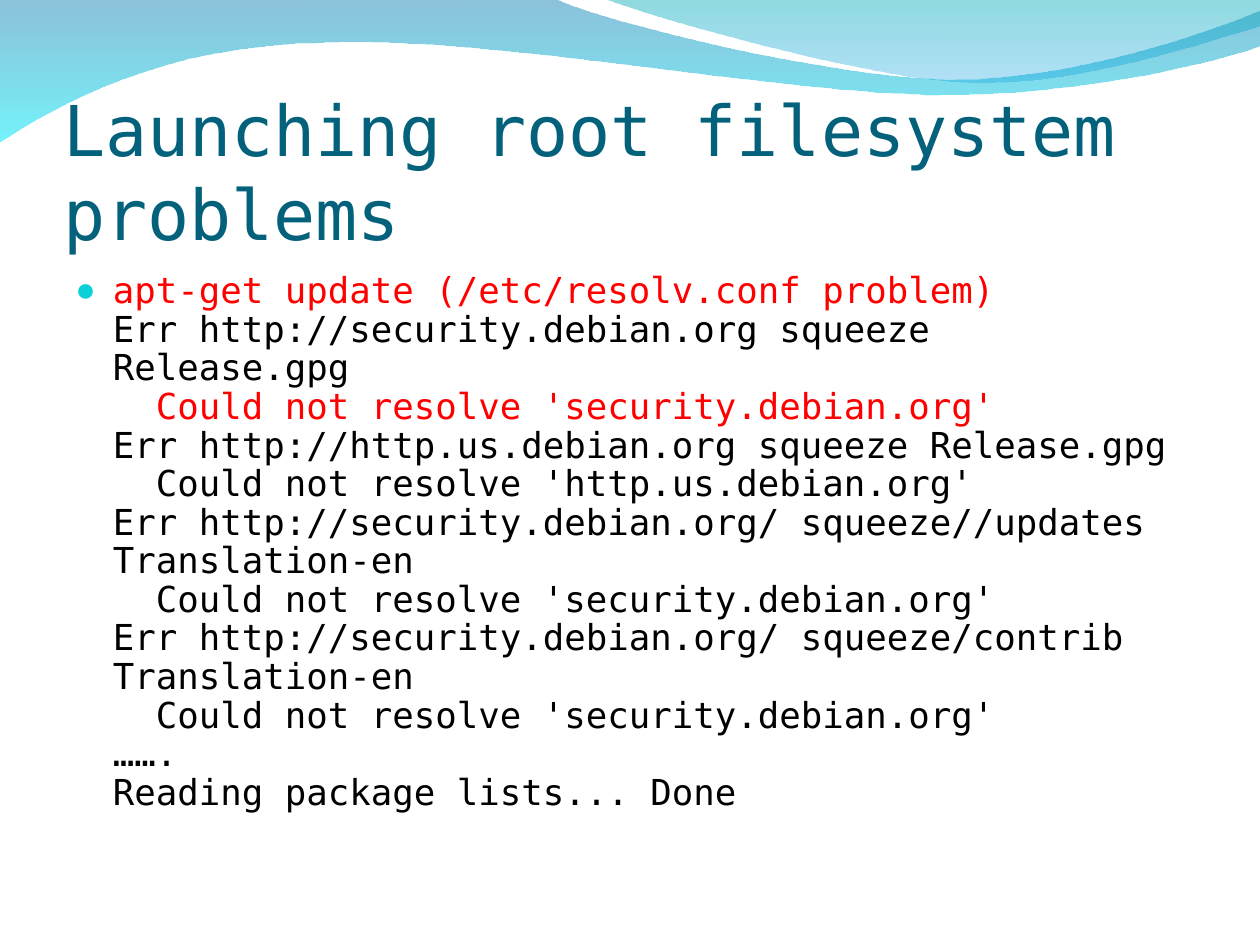
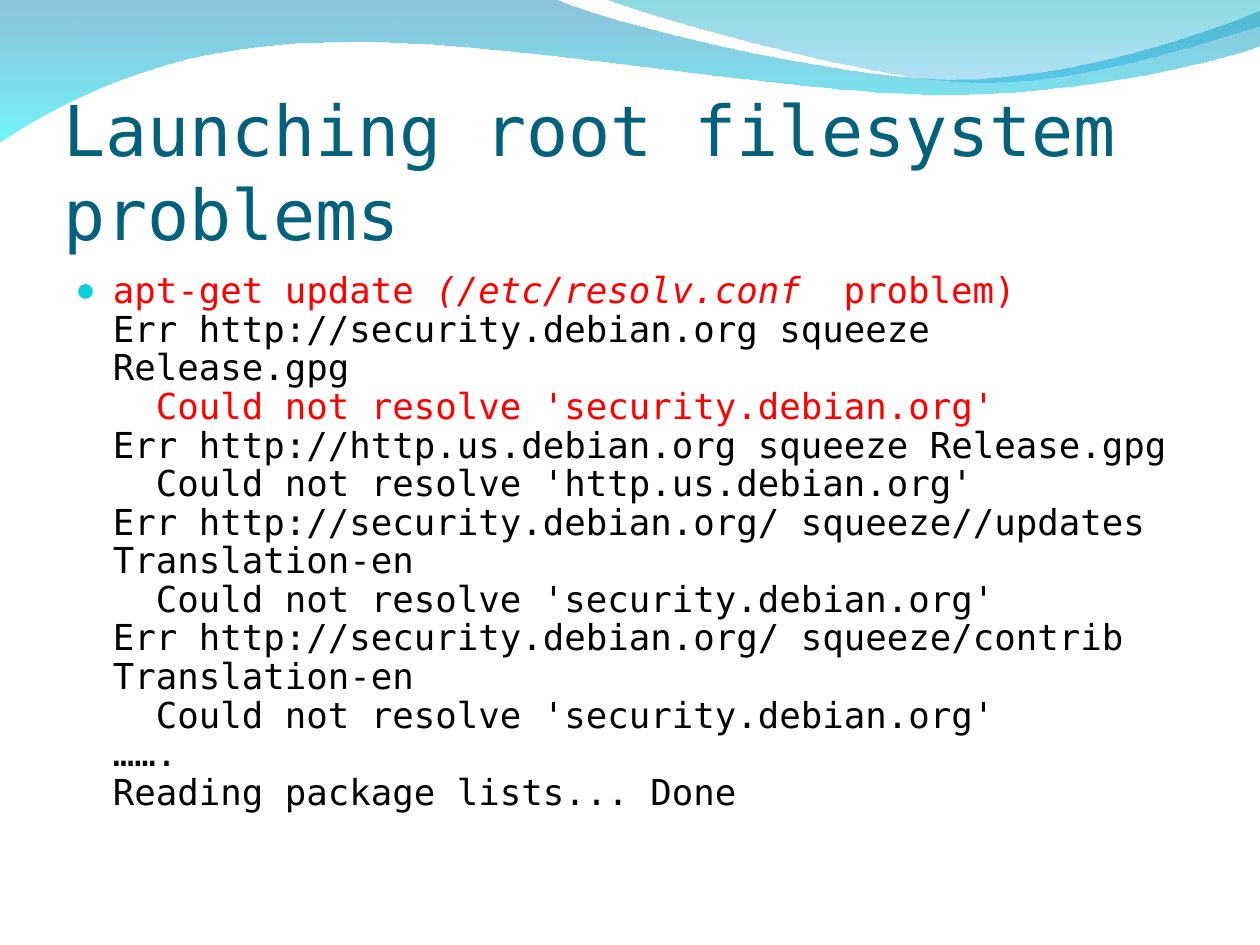
Before and after one commit to peter279k/regular_meeting, a slide deck: slide 22 of Proot.ppt. Drawn at 1260x945 pixels with LibreOffice and Linux fonts; fonts in the diff are those of the drawing; background and template pictures are left out. Boxes give left, top, right and bottom in pixels: in the first picture for what was removed or moved away, otherwise in the second. Text is boxed around its words. In the diff, an @@ line names an element or a change of style, - is before the commit and + after.

```diff
--- a/Proot.ppt
+++ b/Proot.ppt
@@ text "apt-get update (/etc/resolv.conf problem) Err ..." at (113,275,1167,813): italic on in "(/etc/resolv.conf" @@
```
Also in this commit, not shown: 2 other slides changed.
